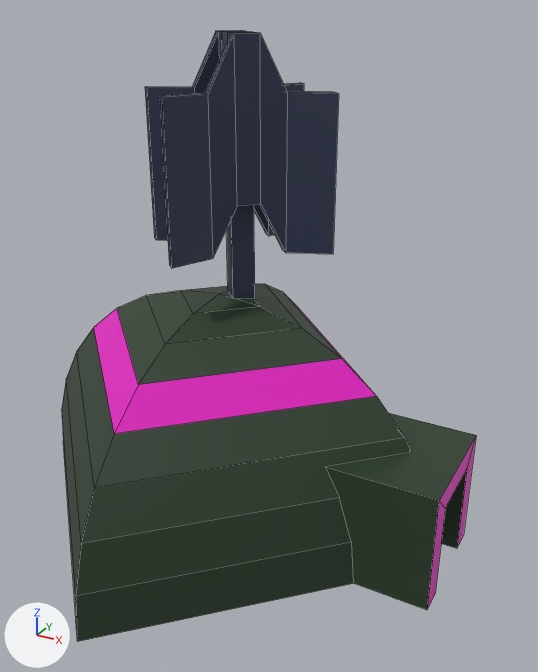
Before and after pictures for a commit that changed the FBX model Ascendancy/Assets/Entities/Models/Buildings/Research Tent/Research Tent.fbx.
One viewpoint serves both versions: a 50 mm camera at (1.57, -2.43, 2.08) aimed at (0.22, 0.03, 0.85). Arrows for +X, +Y and +Z are at lower left; the lights stay in place. Mesh edges are drawn as thin lines. Vertices at the same position are counted once.
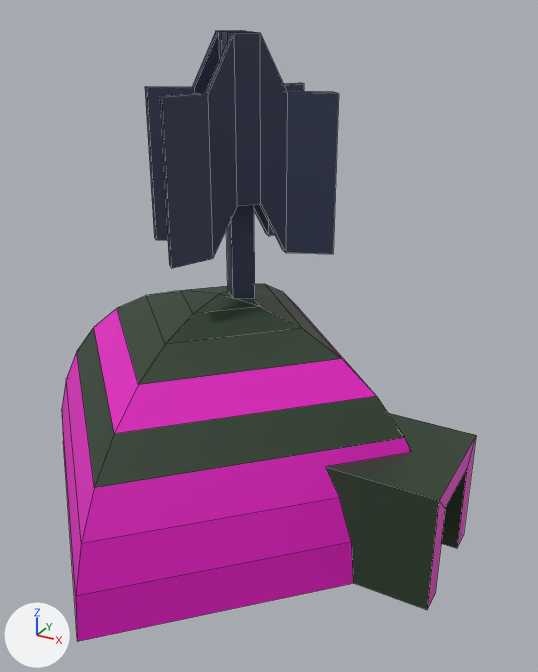
Commit message: more playercolor for research tent

What differs and where, as boxes [x1, y1, x2, y2] in the pictures (538 x 672 px):
part 1 of me_sphere, recoloured
    both: [62, 351, 411, 642]

The change in detail:
me_sphere has 111 vertices, 101 faces and spans x -1.0..1.05, y -1.0..1.0, z 0.0..2.0.
me_sphere is used by ob_sphere; location (0.0, 0.0, 0.0).
me_sphere part 1: all 12 faces centred in x -0.5..0.5, y -0.62..0.62, z 0.1..0.48 switch from mat_tentcolor (dark green #2c3f2c) to mat_playercolor (pink #e70cc5).
